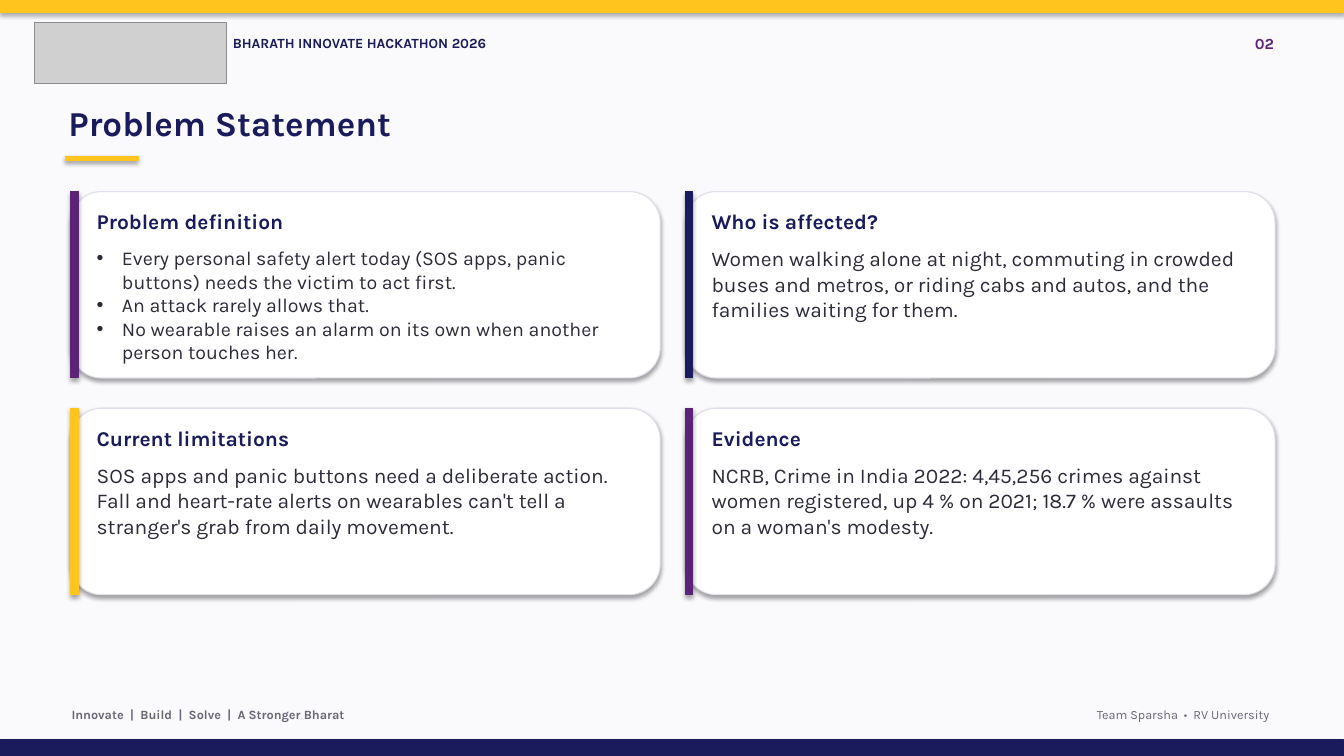
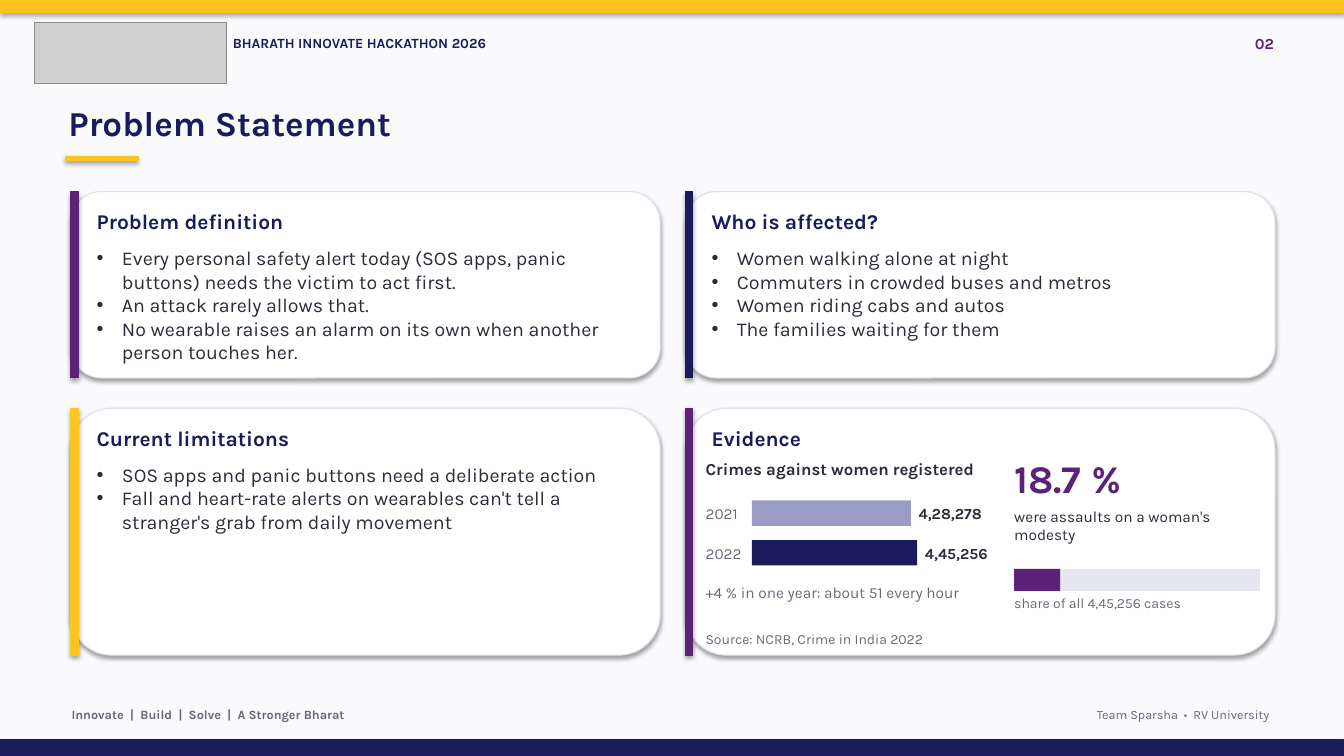
Before and after one commit to Bhajanth13/SparshaGuard, a slide deck: slide 2 of docs/SparshaGuard_BIH2026.pptx. Drawn at 1344x756 pixels with LibreOffice and Linux fonts; fonts in the diff are those of the drawing; grey boxes stand for pictures. Boxes give left, top, right and bottom in pixels: in the first picture for what was removed or moved away, otherwise in the second. Text is boxed around its words. In the diff, an @@ line names an element or a change of style, - is before the commit and + after.

Commit message:
Deck slide 2: bullet points for who is affected and current limitations; NCRB evidence as a graphic

```diff
--- a/docs/SparshaGuard_BIH2026.pptx
+++ b/docs/SparshaGuard_BIH2026.pptx
@@ text at (737, 251, 1112, 341): text changed; size 15 to 14 pt @@
-Women walking alone at night, commuting in crowded buses and metros, or riding cabs and autos, and the families waiting for them.
+• Women walking alone at night
+• Commuters in crowded buses and metros
+• Women riding cabs and autos
+• The families waiting for them
@@ rounded rectangle: place and size @@
-rounded rectangle at (71, 408, 660, 595)
+rounded rectangle at (71, 408, 660, 655)
@@ rectangle: place and size @@
-rectangle at (71, 408, 78, 595)
+rectangle at (71, 408, 78, 655)
@@ rounded rectangle: place and size @@
-rounded rectangle at (686, 408, 1275, 595)
+rounded rectangle at (686, 408, 1275, 655)
@@ rectangle: place and size @@
-rectangle at (686, 408, 693, 595)
+rectangle at (686, 408, 693, 655)
@@ text at (122, 468, 597, 534): text changed; size 15 to 14 pt @@
-SOS apps and panic buttons need a deliberate action. Fall and heart-rate alerts on wearables can't tell a stranger's grab from daily movement.
+• SOS apps and panic buttons need a deliberate action
+• Fall and heart-rate alerts on wearables can't tell a stranger's grab from daily movement
@@ text added at (706, 463, 974, 479), 12 pt, text #2D2B39, bold @@
+Crimes against women registered
@@ text removed at (712, 468, 1233, 539) @@
-NCRB, Crime in India 2022: 4,45,256 crimes against women registered, up 4 % on 2021; 18.7 % were assaults on a woman's modesty.
@@ text added at (1014, 467, 1081, 494), 28 pt, text #5B2278, bold @@
+18.7 %
@@ text added at (706, 509, 738, 519), 11 pt, text #6B6A78 @@
+2021
@@ rectangle added at (752, 501, 911, 526), fill #9A9CC4 @@
@@ text added at (919, 509, 982, 521), 11 pt, text #2D2B39, bold @@
+4,28,278
@@ text added at (1014, 511, 1210, 544), 11 pt, text #2D2B39 @@
+were assaults on a woman's modesty
@@ text added at (706, 549, 742, 559), 11 pt, text #6B6A78 @@
+2022
@@ rectangle added at (752, 540, 918, 566), fill #191B5C @@
@@ text added at (925, 549, 988, 561), 11 pt, text #2D2B39, bold @@
+4,45,256
@@ rectangle added at (1014, 569, 1260, 591), fill #E6E6EE @@
@@ rectangle added at (1014, 569, 1061, 591), fill #5B2278 @@
@@ text added at (706, 587, 959, 602), 11 pt, text #6B6A78 @@
++4 % in one year: about 51 every hour
@@ text added at (1014, 598, 1181, 610), 10 pt, text #6B6A78 @@
+share of all 4,45,256 cases
@@ text added at (706, 634, 923, 646), 10 pt, text #6B6A78 @@
+Source: NCRB, Crime in India 2022
```
